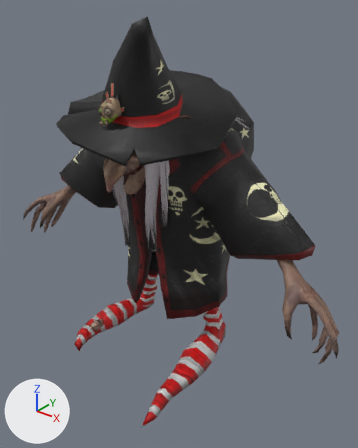
Before and after pictures for a commit that changed the OBJ model assets/witch/witch.obj.
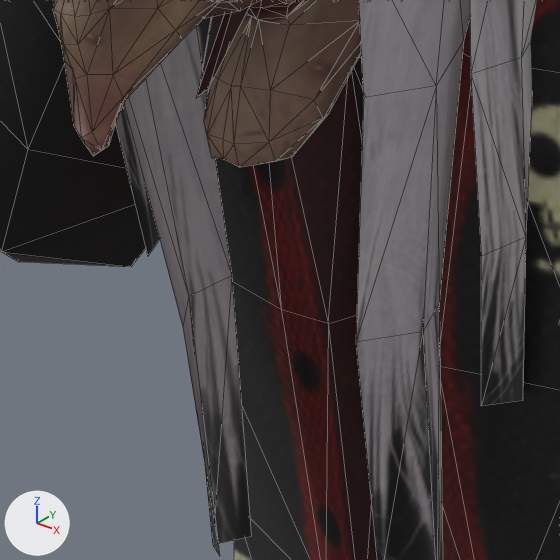
Old and new are each drawn whole from a 50 mm camera at (1.8, -2.27, 2.19) aimed at (0.11, -0.15, 0.88) and again close up on the part from 27% to 48% of the width and 38% to 55% of the height. Lighting does not change. The marker at lower left points along +X, +Y and +Z. The close-ups show mesh edges as thin lines. Where no turn or scale is listed for an object, it has been applied to the vertices. Vertices at the same position are counted once.

The scene before the commit, as lines of its bpy script (objects in view):
```python
me_witch_undefined = bpy.data.meshes.new('Witch_Undefined')
me_witch_undefined.from_pydata(...)  # 1796 vertices, 3228 faces; spans x -1.23..1.23, y -0.91..0.62, z 0.0..2.06
# faces by material slot: [2753, 292, 183]
me_witch_undefined.materials.append(mat_witch)  # picture img_witch_png
me_witch_undefined.materials.append(mat_witchcauldron)  # picture img_witchcauldron_png
me_witch_undefined.materials.append(mat_witchhair)  # picture img_witchhair_png
ob_witch_undefined = bpy.data.objects.new('Witch_Undefined', me_witch_undefined)
ob_witch_undefined.location = (0.0, 0.0, 0.0)
```
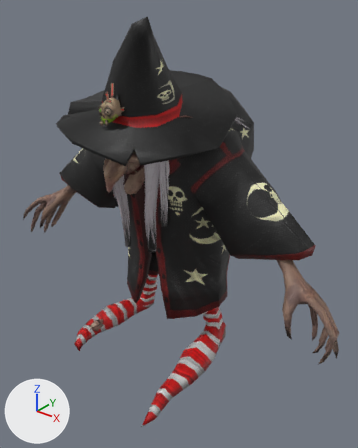
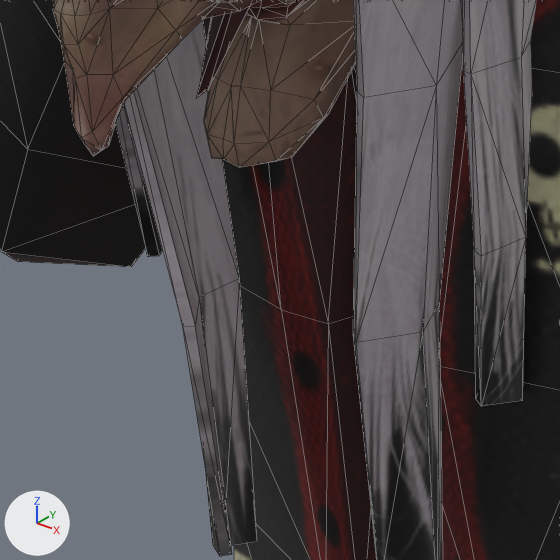
Pixel boxes [x1, y1, x2, y2] of what changed, in the close-ups (560 x 560 px):
part 1 of me_witch_undefined, built on
    after: [115, 0, 481, 559]

What the commit changed:
me_witch_undefined is used by ob_witch_undefined; location (0.0, 0.0, 0.0).
me_witch_undefined had 1796 vertices, 3228 faces and spanned x -1.23..1.23, y -0.91..0.62, z 0.0..2.06.
me_witch_undefined now has 1963 vertices, 3673 faces and spans x -1.23..1.23, y -0.91..0.62, z 0.0..2.06.
Part 1, on me_witch_undefined:
72 faces are deleted.
5 vertices move within x -0.1..0.04, y -0.59..-0.49, z 1.41..1.6.
167 vertices are added at x -0.36..0.33, y -0.49..0.28, z 0.74..1.67.
50 new faces join them, mat_witch (picture img_witch_png).
22 new faces join them, mat_witchcauldron (picture img_witchcauldron_png).
445 new faces join them, mat_witchhair (picture img_witchhair_png).
